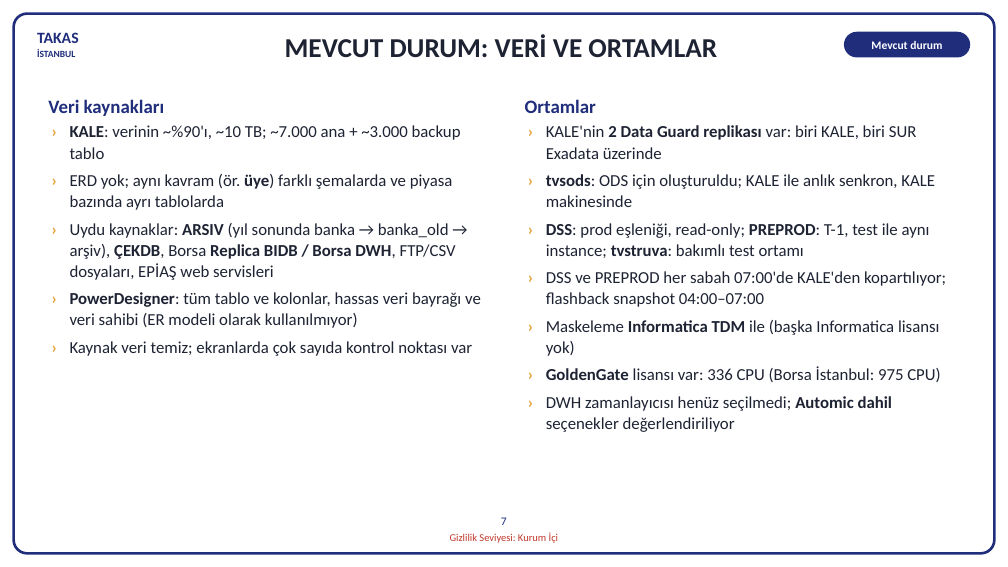
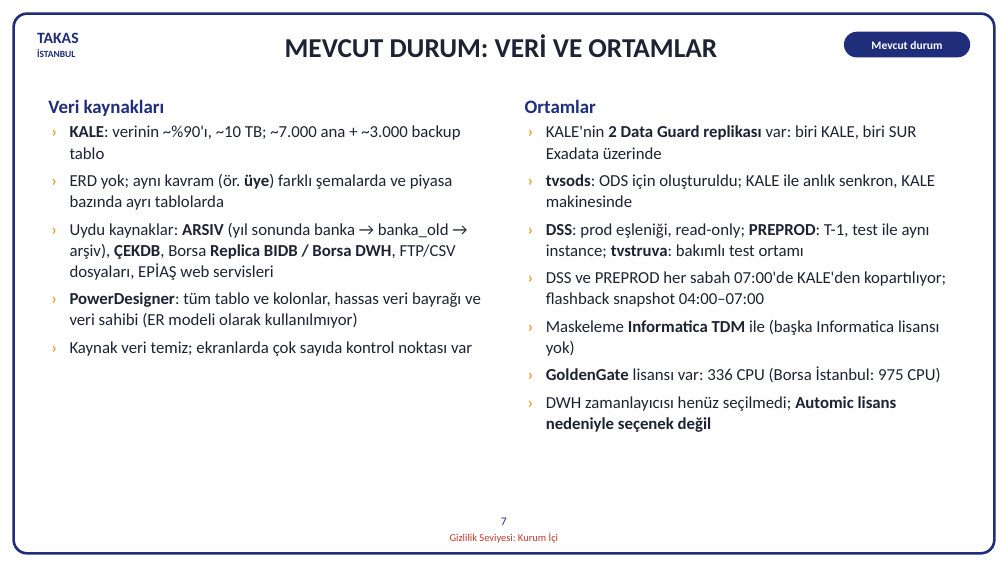
Before and after one commit to hanifidemirel0/Cursor-Projects, a slide deck: slide 7 of outputs/dwh-sunum-kasim-2026/5 - DWHSunum_Kasim2026.pptx. Drawn at 1008x567 pixels with LibreOffice and Linux fonts; fonts in the diff are those of the drawing. Boxes give left, top, right and bottom in pixels: in the first picture for what was removed or moved away, otherwise in the second. Text is boxed around its words. In the diff, an @@ line names an element or a change of style, - is before the commit and + after.

```diff
--- a/outputs/dwh-sunum-kasim-2026/5 - DWHSunum_Kasim2026.pptx
+++ b/outputs/dwh-sunum-kasim-2026/5 - DWHSunum_Kasim2026.pptx
@@ text at [546,396,897,432]: text changed; bold on @@
-› DWH zamanlayıcısı henüz seçilmedi; Automic dahil seçenekler değerlendiriliyor
+› DWH zamanlayıcısı henüz seçilmedi; Automic lisans nedeniyle seçenek değil
```
Also in this commit, not shown: 1 other slide changed, 8 other files.
